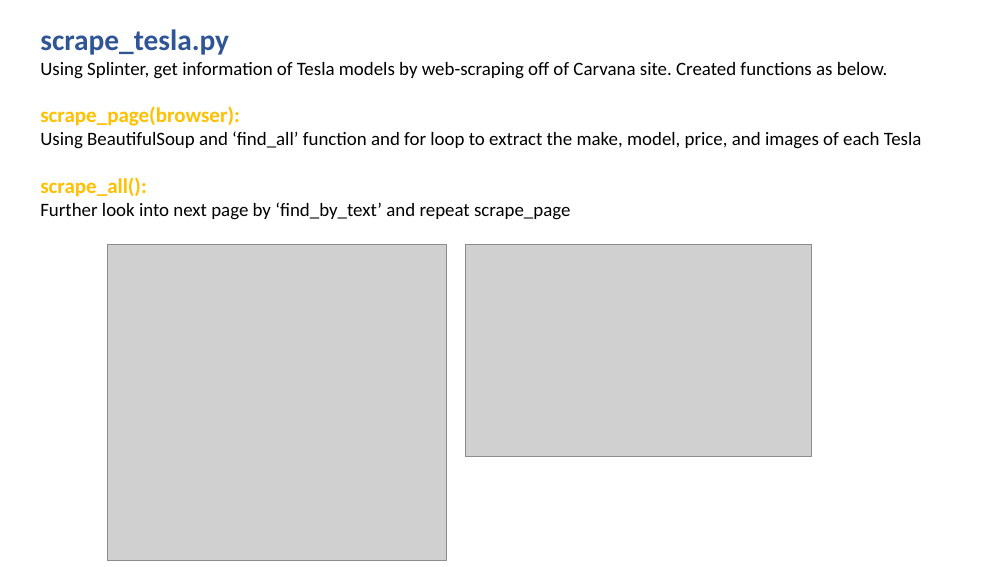
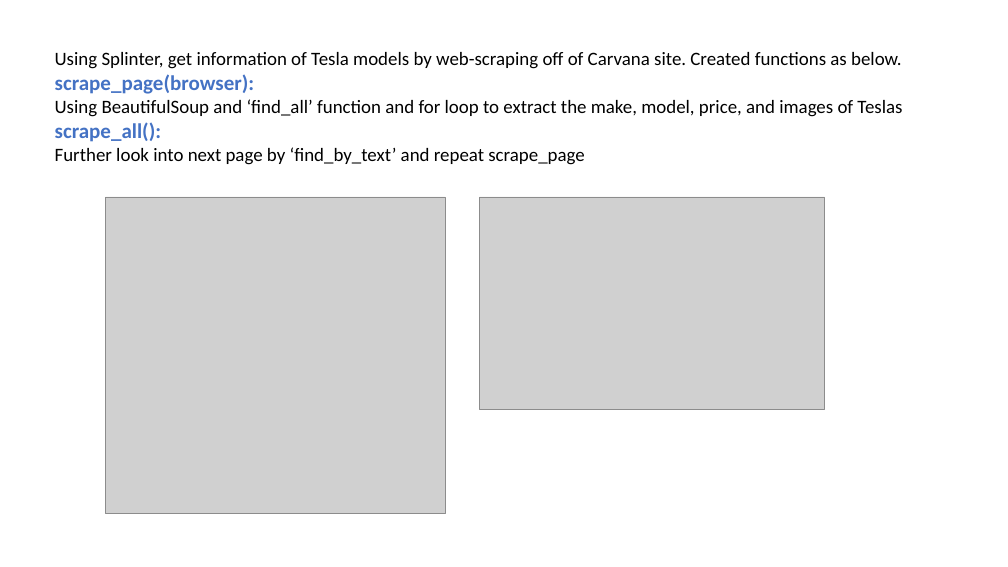
Before and after one commit to sissa81/legendary-system, a slide deck: slide 7 of Presentation/legendary-system.pptx (slide 8 before the commit). Drawn at 1008x567 pixels with LibreOffice and Linux fonts; fonts in the diff are those of the drawing; grey boxes stand for pictures. Boxes give left, top, right and bottom in pixels: in the first picture for what was removed or moved away, otherwise in the second. Text is boxed around its words. In the diff, an @@ line names an element or a change of style, - is before the commit and + after.

Commit message:
Update Presentation

```diff
--- a/Presentation/legendary-system.pptx
+++ b/Presentation/legendary-system.pptx
@@ text at [40,29,229,55]: paragraph removed @@
-scrape_tesla.py
@@ text "Using Splinter, get information of ...": place and size @@
-text "Using Splinter, get information of ..." at [40,29,922,220]
+text "Using Splinter, get information of ..." at [55,52,902,165]
@@ text at [55,74,255,142]: text colour #FFC000 to #4472C4 in "scrape_page(browser):", "scrape_all():" @@
@@ text at [55,99,902,117]: text changed @@
-Using BeautifulSoup and ‘find_all’ function and for loop to extract the make, model, price, and images of each Tesla
+Using BeautifulSoup and ‘find_all’ function and for loop to extract the make, model, price, and images of Teslas
@@ picture: place and size @@
-picture at [107,244,447,561]
+picture at [106,197,445,513]
@@ picture: place and size @@
-picture at [466,244,811,457]
+picture at [479,197,825,409]
```
Also in this commit, not shown: 3 other slides changed, 3 slides added, 3 slides removed.
